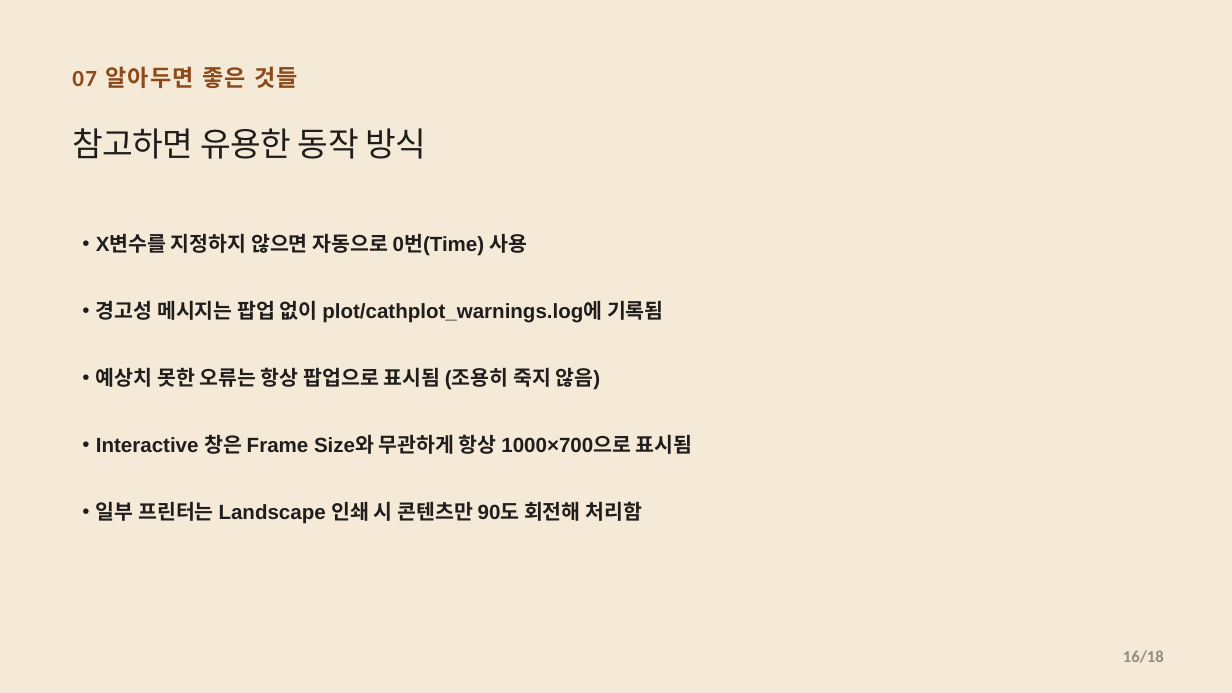
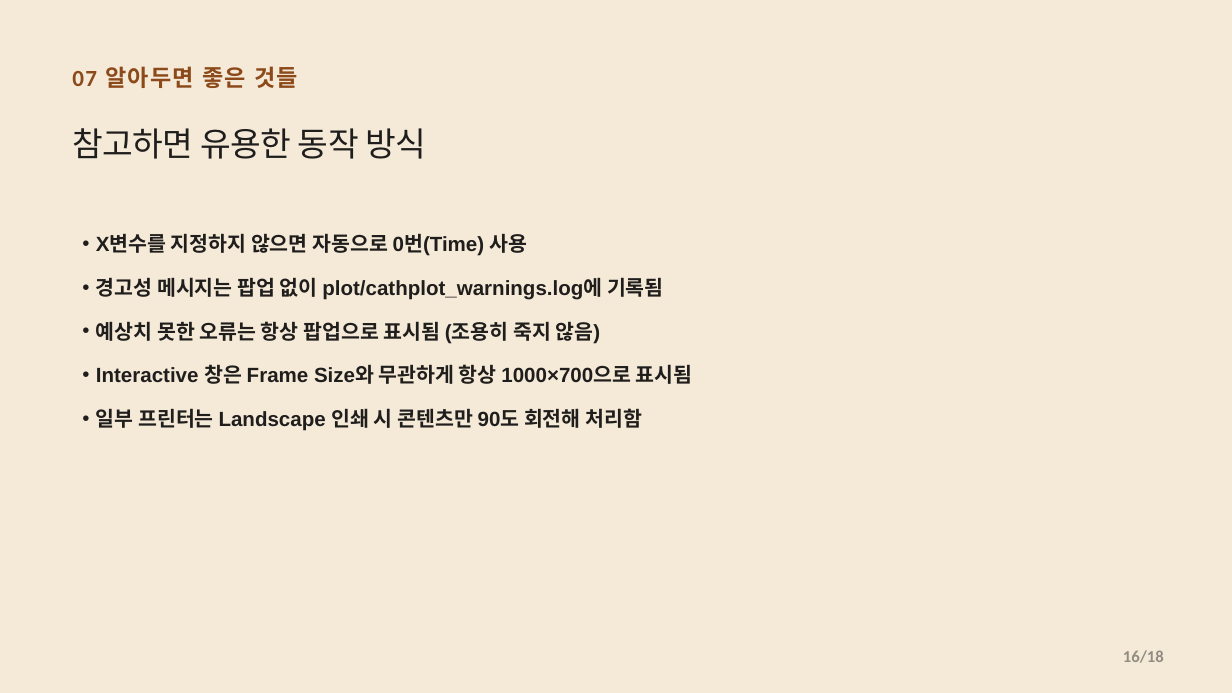
Before and after one commit to CWKIM113/CathPlot_Pub, a slide deck: slide 16 of CathPlot_Deck.pptx. Drawn at 1232x693 pixels with LibreOffice and Linux fonts; fonts in the diff are those of the drawing. Boxes give left, top, right and bottom in pixels: in the first picture for what was removed or moved away, otherwise in the second. Text is boxed around its words. In the diff, an @@ line names an element or a change of style, - is before the commit and + after.

```diff
--- a/CathPlot_Deck.pptx
+++ b/CathPlot_Deck.pptx
@@ text "X변수를 지정하지 않으면 자동으로 0번(Time) ..." at [96, 234, 693, 431]: more space between paragraphs @@
```
Also in this commit, not shown: 12 other slides changed.
